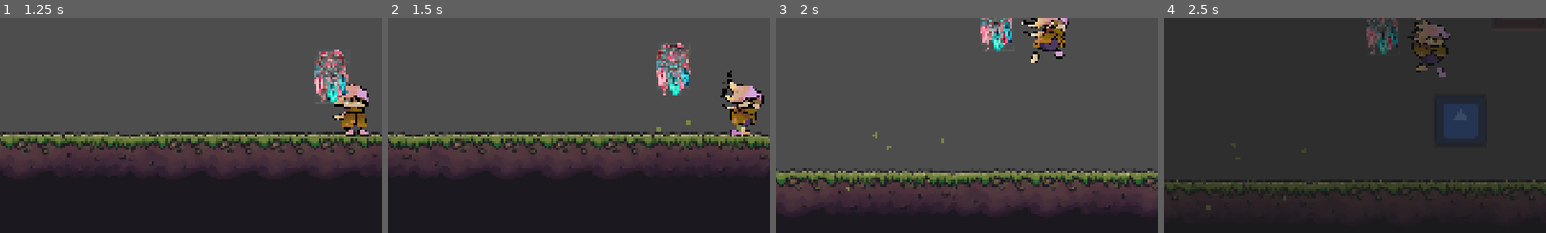
Above: before the commit, frames 1-4 (left to right).
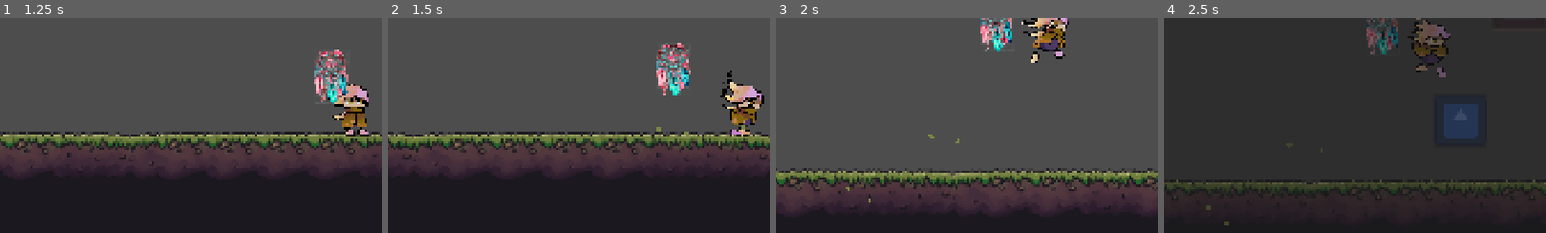
Above: after the commit, the same moments.

Repository: Medcro/GameBijiWIDAI2026
Game: Godot game, scene res://scenes/main_menu.tscn
The game is run twice, just before and just after one commit, with the same random seed, the same clock (stepped at 60 frames per second) and the same inputs. The engine's default icon, where the game draws it, is replaced by a stand-in: a white triangle on a blue panel in a dark square.
Inputs (mouse positions are % of the whole screen's width and height, from its top left):
- Up to frame 1 (1.25 s): click "DREAM" at 0.5 s
- Up to frame 2 (1.5 s): tap Enter at 1.25 s; move the mouse to (72, 45) at 1.27 s; hold Right (move_right) from 1.28 s (still down); tap Z (Dash) at 1.35 s; click (72, 45) at 1.42 s
- Up to frame 3 (2 s): keep holding Right (move_right); tap C (Jump) at 1.52 s
- Up to frame 4 (2.5 s): keep holding Right (move_right); move the mouse to (30, 55) at 2.02 s; tap R (EssenceTab) at 2.1 s; tap C (Jump) at 2.27 s
The pictures show only the part of the screen within x 4-54%, y 40-90%; the shares and areas given below are measured in that part.

Frame 1 is identical in both runs. In frame 2, 0.1% of the frame differs, in the area x 77-94%, y 47-56%; in frame 3, 0.1%; in frame 4, less than 0.1%.
Error in both runs: Invalid access to property or key 'default_left' on a base object of type 'Resource (ControlSettings)'. (res://resource/ConfigHandler.gd:10)

Commit message:
camera fix is impossible ig

Diff:
--- a/scenes/player.tscn
+++ b/scenes/player.tscn
@@ -627,7 +627,6 @@
 amount = 24
 texture = SubResource("GradientTexture2D_jej6c")
 lifetime = 1.5
-explosiveness = 0.4
 randomness = 0.3
 fixed_fps = 24
 process_material = SubResource("ParticleProcessMaterial_f1ej7")
--- a/scripts/player.gd
+++ b/scripts/player.gd
@@ -61,6 +61,7 @@
 @onready var anim_tree = $AnimationTree
 @onready var state_machine = anim_tree.get("parameters/playback")
 @onready var floor_particle: GPUParticles2D = $floorParticle
+var _is_first_frame: bool = true
 
 func _ready() -> void:
 	if "player_health" in SaveManager.game_data:
@@ -69,11 +70,11 @@
 		dream = SaveManager.game_data["player_dream"]
 	if SaveManager.game_data["player_position"] != Vector2.ZERO:
 		global_position = SaveManager.game_data["player_position"]
-		if has_node("Camera2D"):
-			$Camera2D.reset_smoothing()
-			$Camera2D.force_update_scroll()
-		if has_node("Dreamcatcher"):
-			$Dreamcatcher.snap_to_target()
+		#if has_node("Camera2D"):
+			#$Camera2D.reset_smoothing()
+			#$Camera2D.force_update_scroll()
+		#if has_node("Dreamcatcher"):
+			#$Dreamcatcher.snap_to_target()
 
 	var hearts_parent = get_node_or_null("Camera2D/CanvasLayer/HBoxContainer")
 	if hearts_parent:
@@ -97,6 +98,7 @@
 	if dream_bar:
 		dream_bar.max_value = max_dream
 		dream_bar.value = dream
+	#call_deferred("snap_camera_and_pet")
 
 func take_damage(amount: int):
 	if is_invincible or not alive or is_parrying:
@@ -148,6 +150,9 @@
 		#_animated_sprite.play("walk")
 	#else:
 		#_animated_sprite.play("default")
+	if _is_first_frame:
+		snap_camera_and_pet()
+		_is_first_frame = false
 
 	var direction = Input.get_axis("move_left", "move_right")
 	if direction != 0 and not is_dashing and not is_attacking:
@@ -390,3 +395,14 @@
 
 	# Immediately lock the changes into memory/file
 	SaveManager.save_game()
+
+func snap_camera_and_pet() -> void:
+	# 1. Paksa kamera berteleportasi secara bersih
+	if has_node("Camera2D"):
+		var cam = $Camera2D
+		cam.global_position = global_position
+		cam.reset_smoothing()
+		cam.force_update_scroll()
+	# 2. Paksa Dreamcatcher berteleportasi
+	if has_node("Dreamcatcher"):
+		$Dreamcatcher.snap_to_target()
